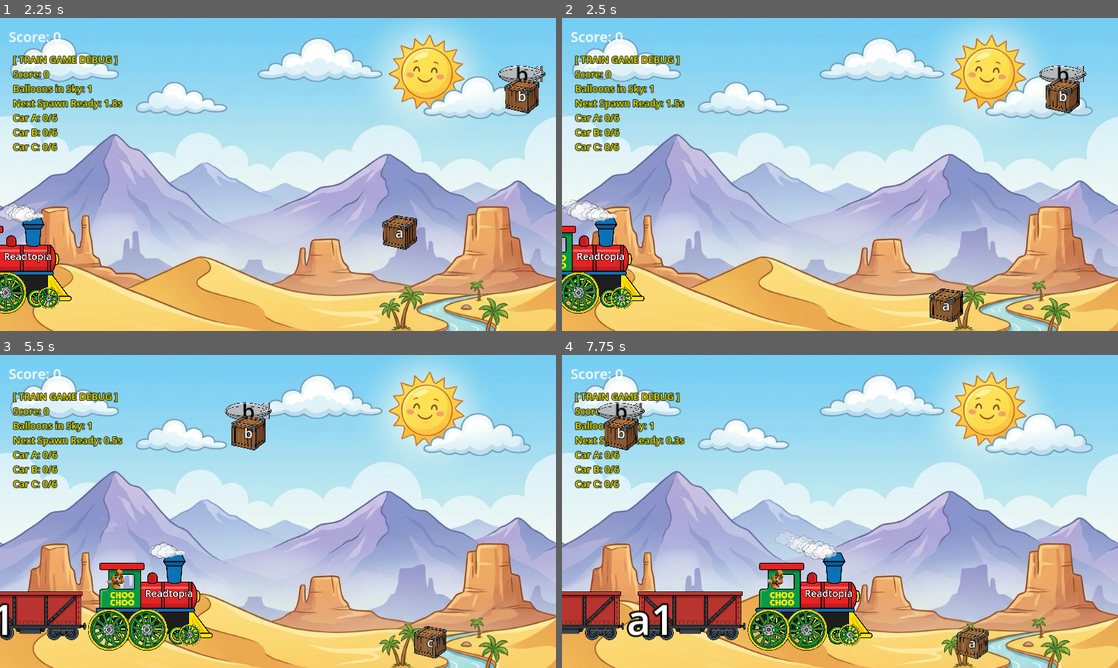
Above: before the commit, frames 1-4 (two rows, left to right).
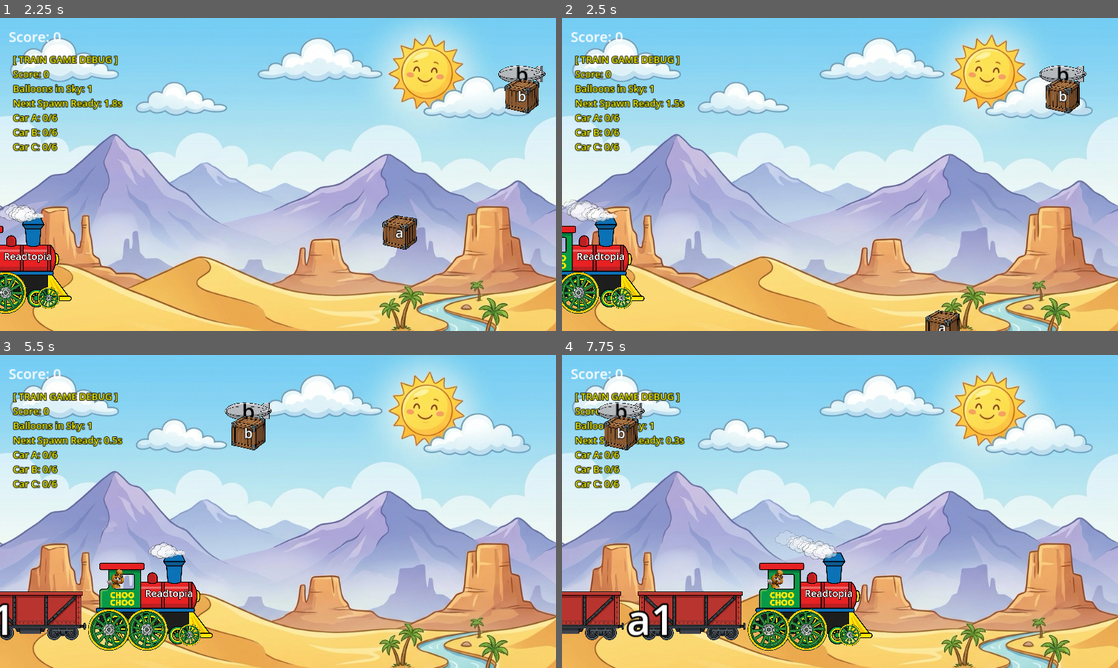
Above: after the commit, the same moments.

Repository: xiangfa/rt-games-godot
Game: Godot game, scene res://scenes/main.tscn
The game is run twice, just before and just after one commit, with the same random seed, the same clock (stepped at 60 frames per second) and the same inputs.
Inputs (mouse positions are in pixels of both pictures, inside the frame that each line leads up to):
- Up to frame 1 (2.25 s): tap Enter at 0.5 s; move the mouse to (400, 158) at 0.52 s; click (400, 158) at 0.67 s; move the mouse to (478, 74) at 1.27 s; click (478, 74) at 1.42 s; move the mouse to (333, 105) at 2.02 s; click (333, 105) at 2.17 s
- Up to frame 2 (2.5 s): no input
- Up to frame 3 (5.5 s): move the mouse to (250, 574) at 2.77 s; click (250, 574) at 2.92 s; move the mouse to (444, 558) at 3.52 s; click (444, 558) at 3.67 s; move the mouse to (522, 433) at 4.27 s; click (522, 433) at 4.42 s; move the mouse to (305, 511) at 5.02 s; click (305, 511) at 5.17 s
- Up to frame 4 (7.75 s): move the mouse to (756, 433) at 5.77 s; click (756, 433) at 5.92 s; move the mouse to (1062, 442) at 6.52 s; click (1062, 442) at 6.67 s; move the mouse to (728, 527) at 7.27 s; click (728, 527) at 7.42 s

Frame 1 is identical in both runs. In frame 2, 0.7% of the frame differs, in the area x 65-73%, y 86-100%; in frame 3, 0.5%; in frame 4, 0.5%.

Commit message:
v1.5: Added ground hit SFX and natural exit logic

Diff:
--- a/train-words/scenes/main.tscn
+++ b/train-words/scenes/main.tscn
@@ -6,6 +6,7 @@
 [ext_resource type="AudioStream" path="res://assets/success.wav" id="4_match"]
 [ext_resource type="AudioStream" path="res://assets/fail.wav" id="5_miss"]
 [ext_resource type="AudioStream" path="res://assets/car_full.wav" id="6_full"]
+[ext_resource type="AudioStream" path="res://assets/ground_hit.wav" id="7_ground"]
 
 [sub_resource type="WorldBoundaryShape2D" id="WorldBoundaryShape2D_ground"]
 normal = Vector2(0, -1)
@@ -41,7 +42,7 @@
 wait_time = 2.0
 
 [node name="Ground" type="StaticBody2D" parent="."]
-position = Vector2(640, 700)
+position = Vector2(640, 900)
 collision_mask = 0
 
 [node name="CollisionShape2D" type="CollisionShape2D" parent="Ground"]
@@ -59,4 +60,8 @@
 stream = ExtResource("6_full")
 volume_db = -8.0
 
+[node name="GroundHitSound" type="AudioStreamPlayer" parent="."]
+stream = ExtResource("7_ground")
+volume_db = -5.0
+
 [connection signal="timeout" from="SpawnTimer" to="." method="_on_spawn_timer_timeout"]
--- a/train-words/scripts/crate.gd
+++ b/train-words/scripts/crate.gd
@@ -23,8 +23,8 @@
 		return
 
 	if body.name == "Ground":
-		print("PHYSICS_DEBUG: Crate " + label + " hit ground. Vanishing.")
-		vanish()
+		# Do nothing here, main.gd handles off-screen cleanup + sound
+		pass
 
 func vanish():
 	if matched: return
--- a/train-words/scripts/main.gd
+++ b/train-words/scripts/main.gd
@@ -70,12 +70,9 @@
 
 	# Cleanup dropped crates
 	for crate in get_tree().get_nodes_in_group("crate"):
-		if not crate.matched and crate.global_position.y > 800:
-			if has_node("MissSound"): $MissSound.play()
-			if crate.has_method("vanish"):
-				crate.vanish()
-			else:
-				crate.queue_free()
+		if not crate.matched and crate.global_position.y > 750:
+			if has_node("GroundHitSound"): $GroundHitSound.play()
+			crate.queue_free() # Naturally "drop out" without vanish animation
 
 	if auto_play:
 		_check_auto_play()
Not shown, added: train-words/assets/ground_hit.wav
Not shown, changed: train-words/generate_sfx.py
